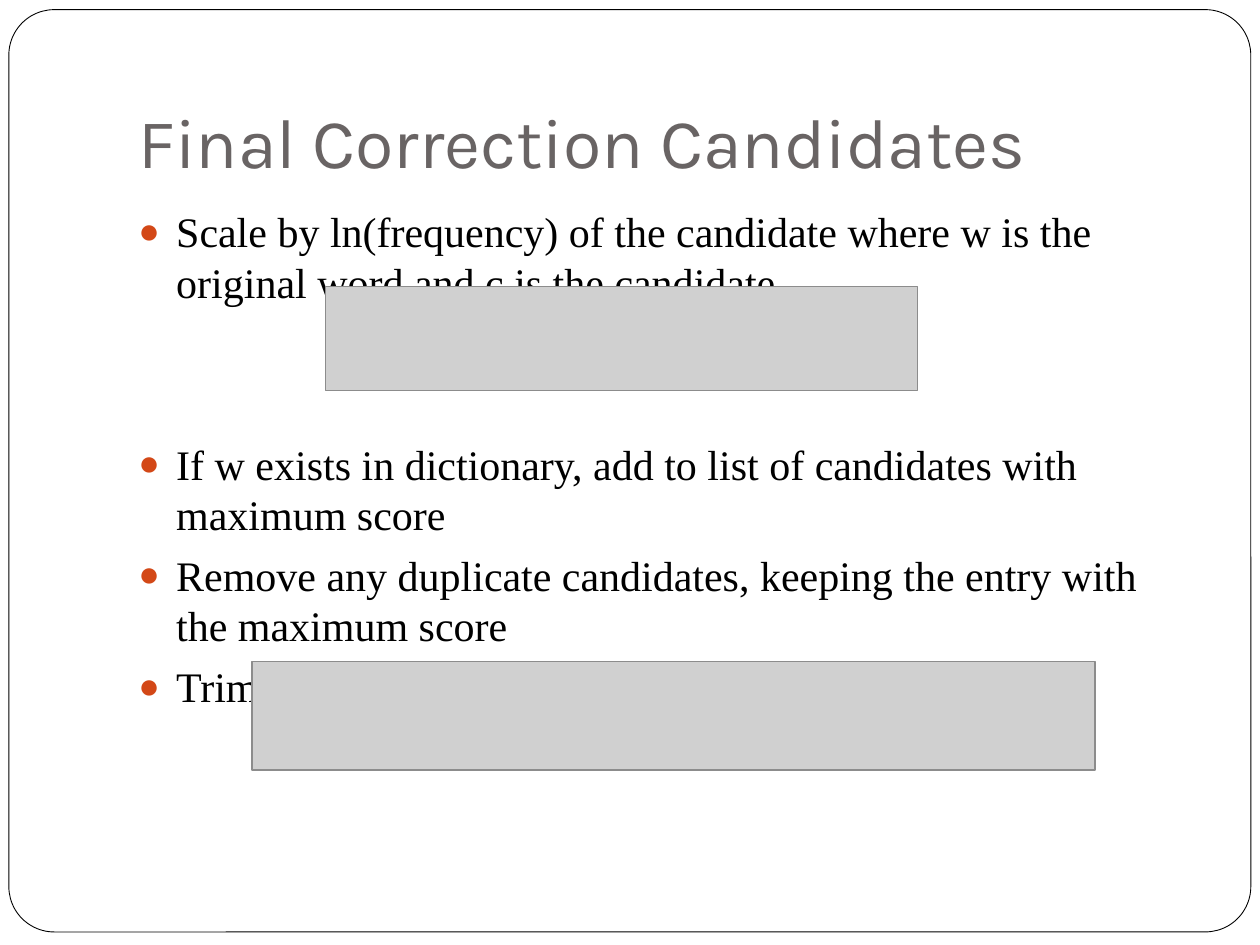
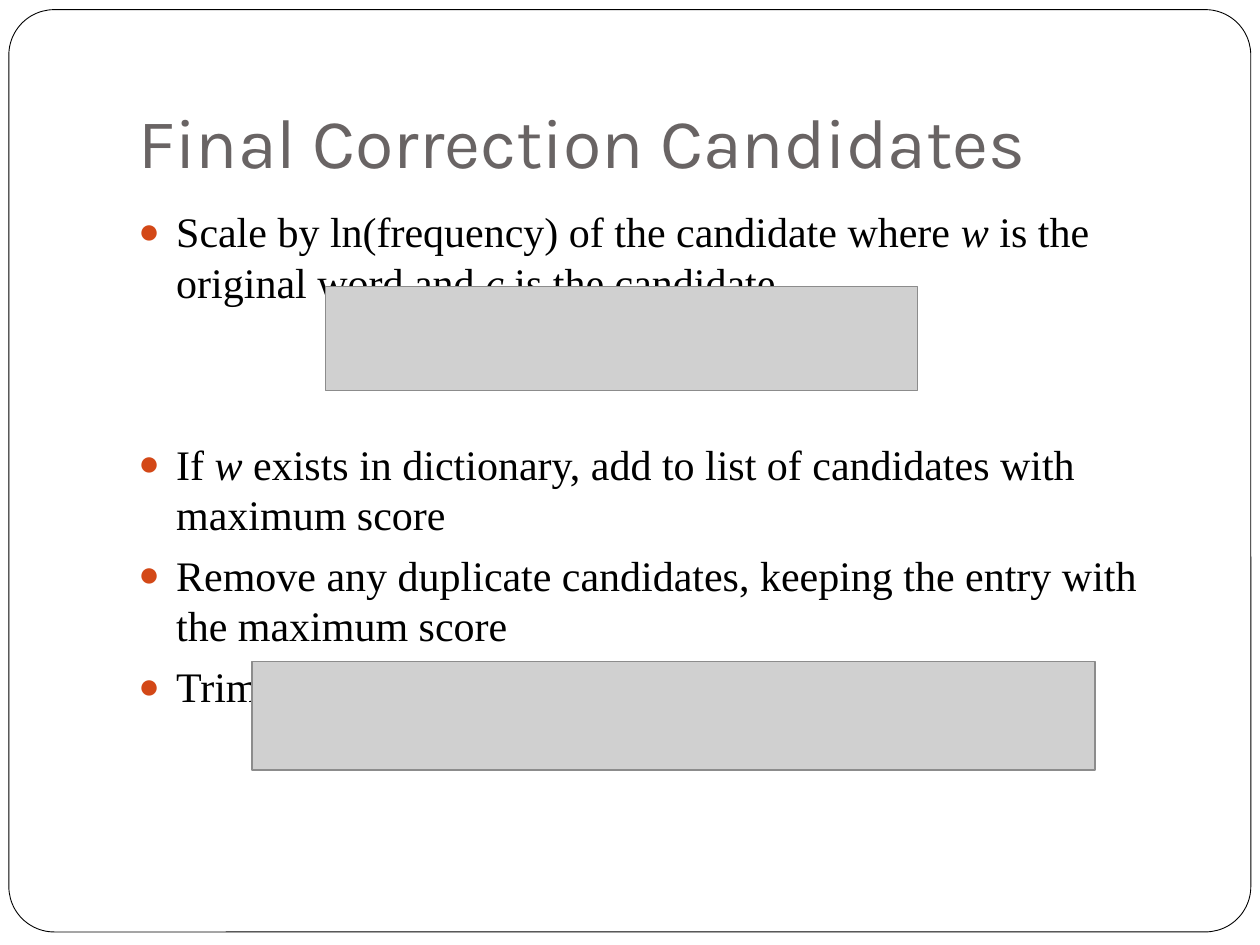
Before and after one commit to jxjzhang/CS246, a slide deck: slide 12 of Twitter purification.pptx. Drawn at 1260x945 pixels with LibreOffice and Linux fonts; fonts in the diff are those of the drawing; grey boxes stand for pictures. Boxes give left, top, right and bottom in pixels: in the first picture for what was removed or moved away, otherwise in the second. Text is boxed around its words. In the diff, an @@ line names an element or a change of style, - is before the commit and + after.

```diff
--- a/Twitter purification.pptx
+++ b/Twitter purification.pptx
@@ text at (176,217,1089,531): italic on in "w c", "w" @@
```
Also in this commit, not shown: 1 other slide changed.
